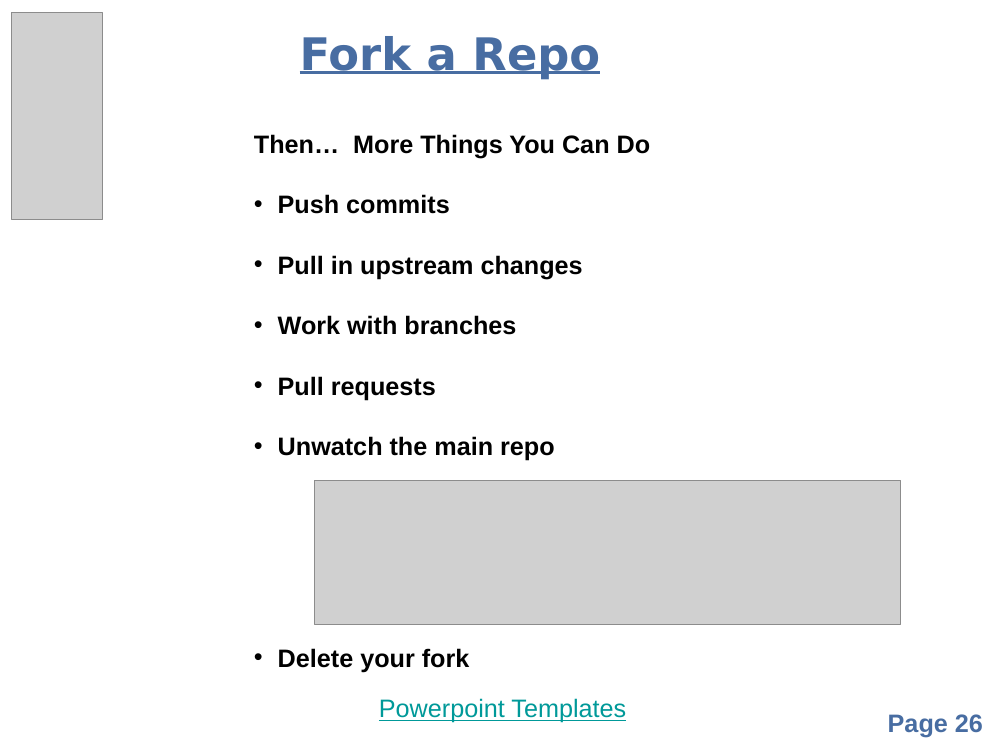
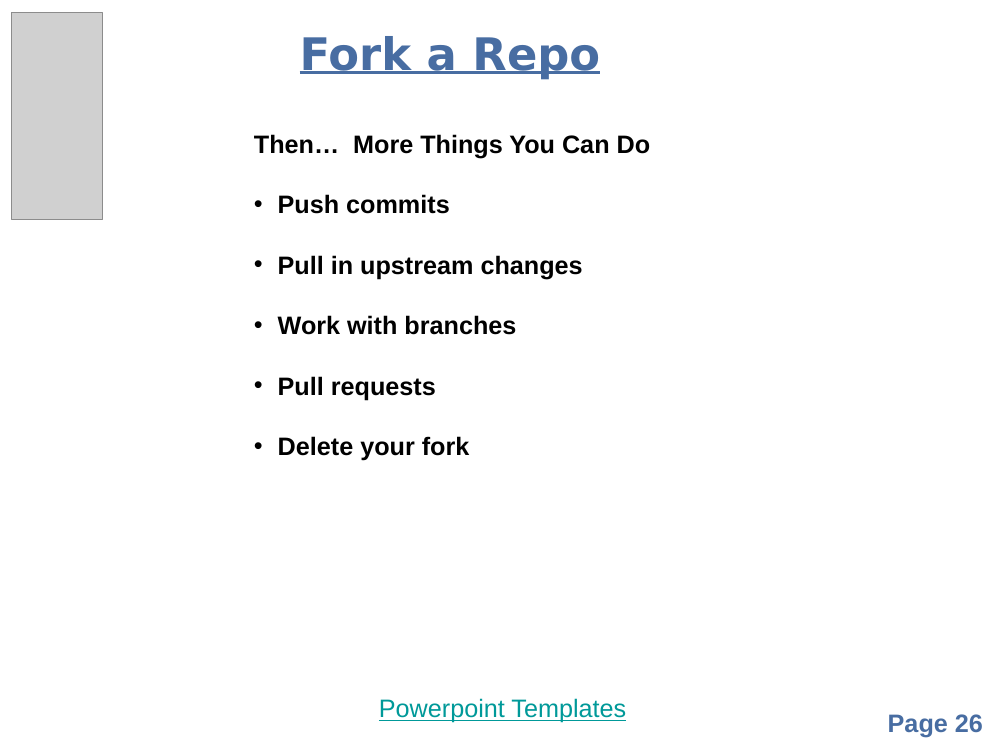
Before and after one commit to balarkrishnan/organizational, a slide deck: slide 26 of GitHub.pptx. Drawn at 1008x756 pixels with LibreOffice and Linux fonts; fonts in the diff are those of the drawing; grey boxes stand for pictures; background and template pictures are left out. Boxes give left, top, right and bottom in pixels: in the first picture for what was removed or moved away, otherwise in the second. Text is boxed around its words. In the diff, an @@ line names an element or a change of style, - is before the commit and + after.

```diff
--- a/GitHub.pptx
+++ b/GitHub.pptx
@@ text at bbox=[278, 436, 555, 461]: paragraph removed @@
-• Unwatch the main repo
@@ picture removed at bbox=[314, 480, 900, 624] @@
```
Also in this commit, not shown: 3 other slides changed.
